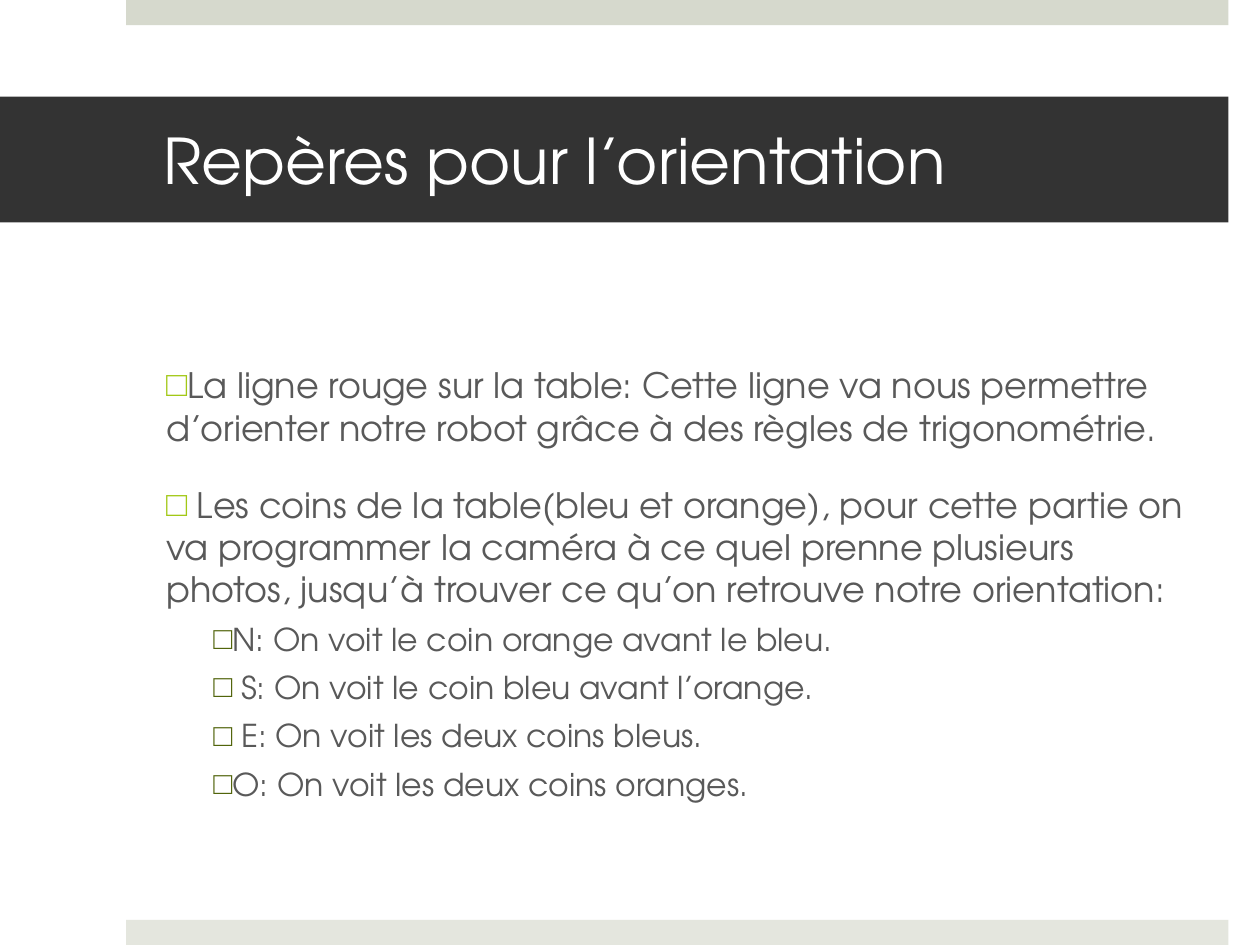
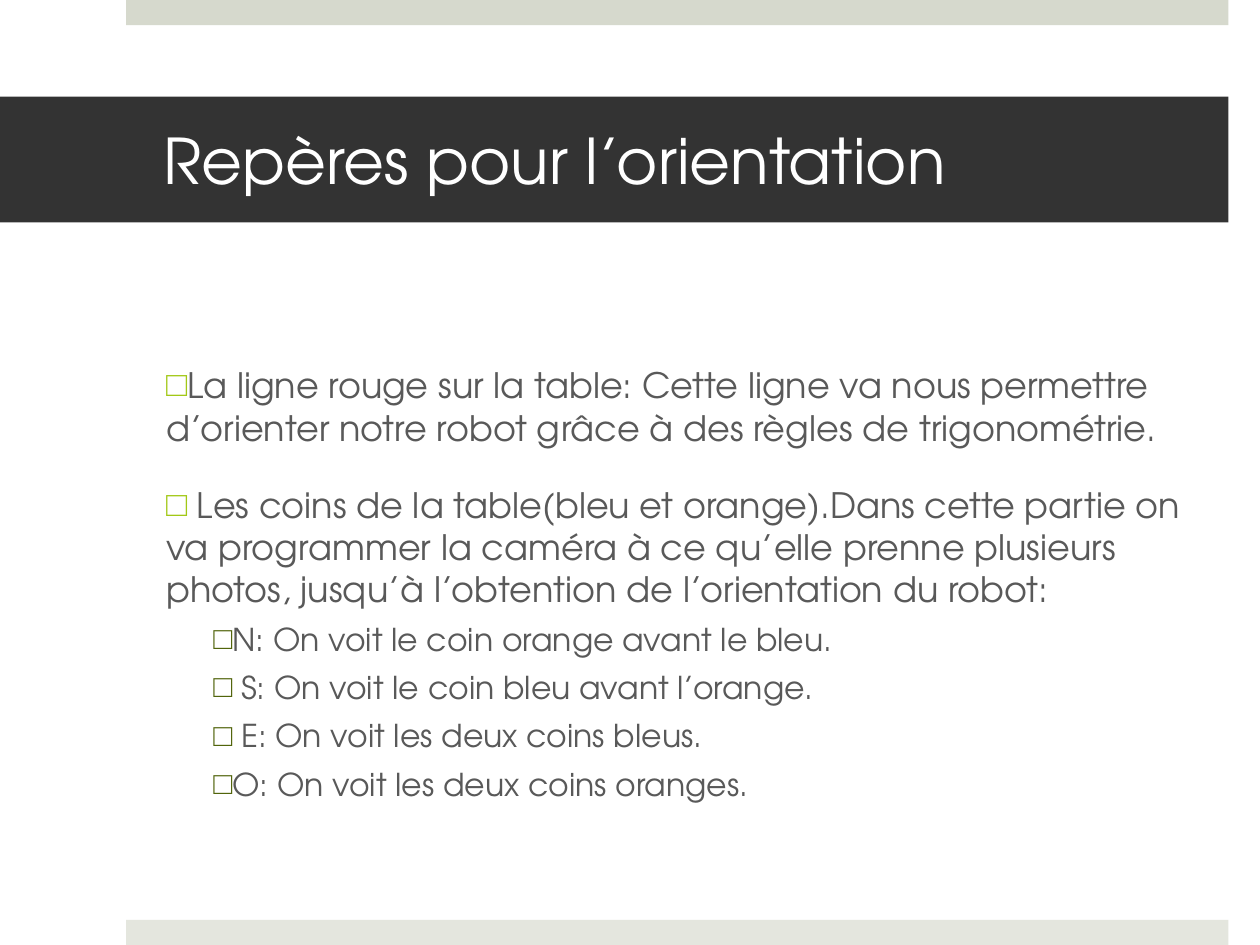
Before and after one commit to francisvalois/design3, a slide deck: slide 4 of reports/presentation/kinocto_IM.pptx. Drawn at 1260x945 pixels with LibreOffice and Linux fonts; fonts in the diff are those of the drawing. Boxes give left, top, right and bottom in pixels: in the first picture for what was removed or moved away, otherwise in the second. Text is boxed around its words. In the diff, an @@ line names an element or a change of style, - is before the commit and + after.

Commit message:
modif

```diff
--- a/reports/presentation/kinocto_IM.pptx
+++ b/reports/presentation/kinocto_IM.pptx
@@ text at [166, 492, 1180, 609]: text changed @@
-□ Les coins de la table(bleu et orange), pour cette partie on va programmer la caméra à ce quel prenne plusieurs photos, jusqu’à trouver ce qu’on retrouve notre orientation:
+□ Les coins de la table(bleu et orange).Dans cette partie on va programmer la caméra à ce qu’elle prenne plusieurs photos, jusqu’à l’obtention de l’orientation du robot:
```
